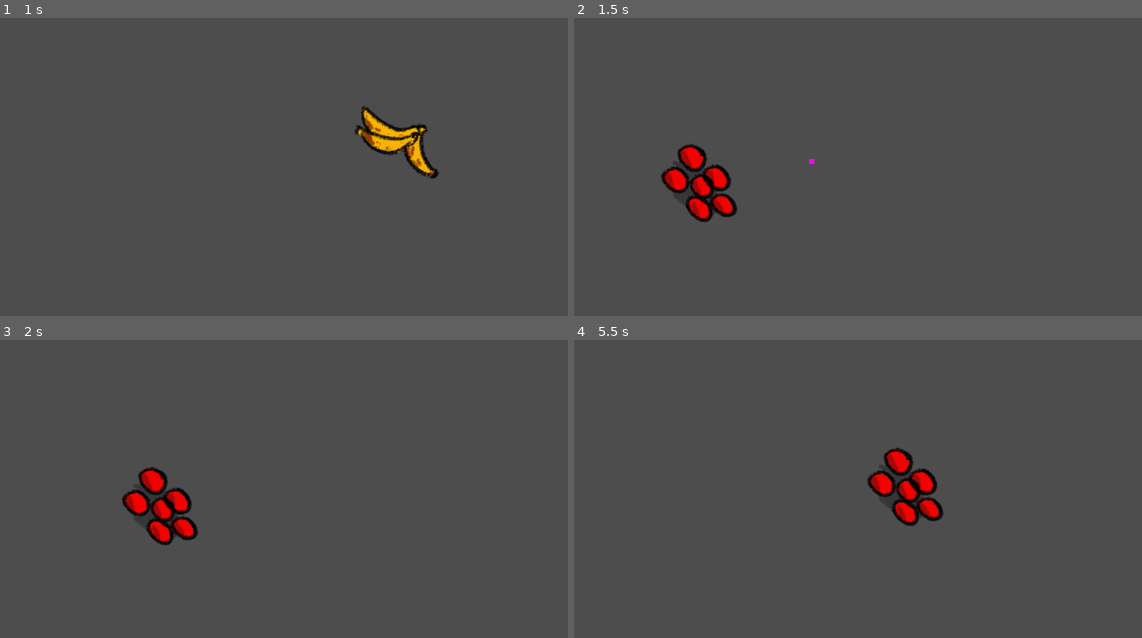
Above: before the commit, frames 1-4 (two rows, left to right).
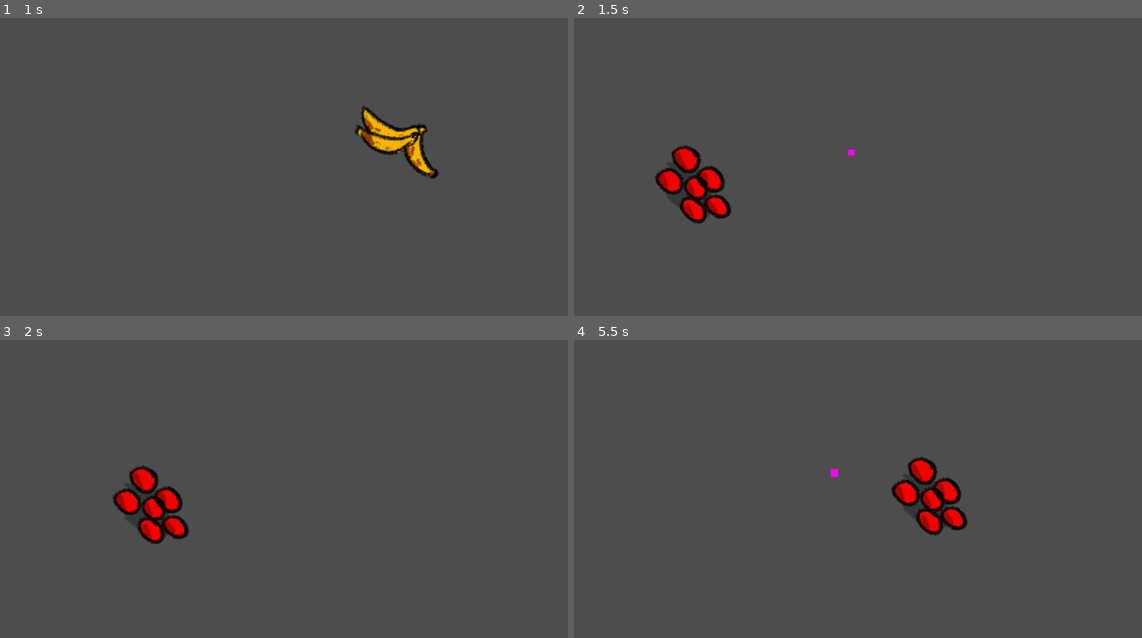
Above: after the commit, the same moments.

Repository: sixrobin/GMTK2024
Game: Godot game, scene res://game.tscn
The game is run twice, just before and just after one commit, with the same random seed, the same clock (stepped at 60 frames per second) and the same inputs.
Inputs (mouse positions are in pixels of both pictures, inside the frame that each line leads up to):
- Up to frame 1 (1 s): tap Enter at 0.5 s; move the mouse to (448, 146) at 0.52 s; hold Space (SpawnObject) from 0.53 s (still down)
- Up to frame 2 (1.5 s): move the mouse to (704, 187) at 1.27 s; release Space (SpawnObject) at 1.28 s; tap Space (SpawnObject) at 1.35 s
- Up to frame 3 (2 s): no input
- Up to frame 4 (5.5 s): move the mouse to (931, 396) at 2.02 s; hold Space (SpawnObject) 2.03-2.78 s; move the mouse to (818, 575) at 2.77 s; tap Space (SpawnObject) at 2.85, 4.35 s; move the mouse to (1079, 554) at 3.52 s; hold Space (SpawnObject) 3.53-4.28 s; move the mouse to (630, 426) at 4.27 s; move the mouse to (892, 489) at 5.02 s; hold Space (SpawnObject) from 5.03 s (still down)

Frame 1 is identical in both runs. In frame 2, 2.0% of the frame differs, in the area x 14-50%, y 42-70%; in frame 3, 2.2%; in frame 4, 2.7%, in the area x 45-70%, y 36-66%.

Commit message:
differences in values for banana and tomatoes

Diff:
--- a/prefabs/objects/banana.tscn
+++ b/prefabs/objects/banana.tscn
@@ -11,6 +11,8 @@
 
 [node name="Object" type="RigidBody2D"]
 script = ExtResource("1_12mxu")
+stun_duration = 0.2
+scale_factor = 1.2
 
 [node name="Sprite2D" type="Sprite2D" parent="."]
 position = Vector2(-1.19209e-07, 0)
